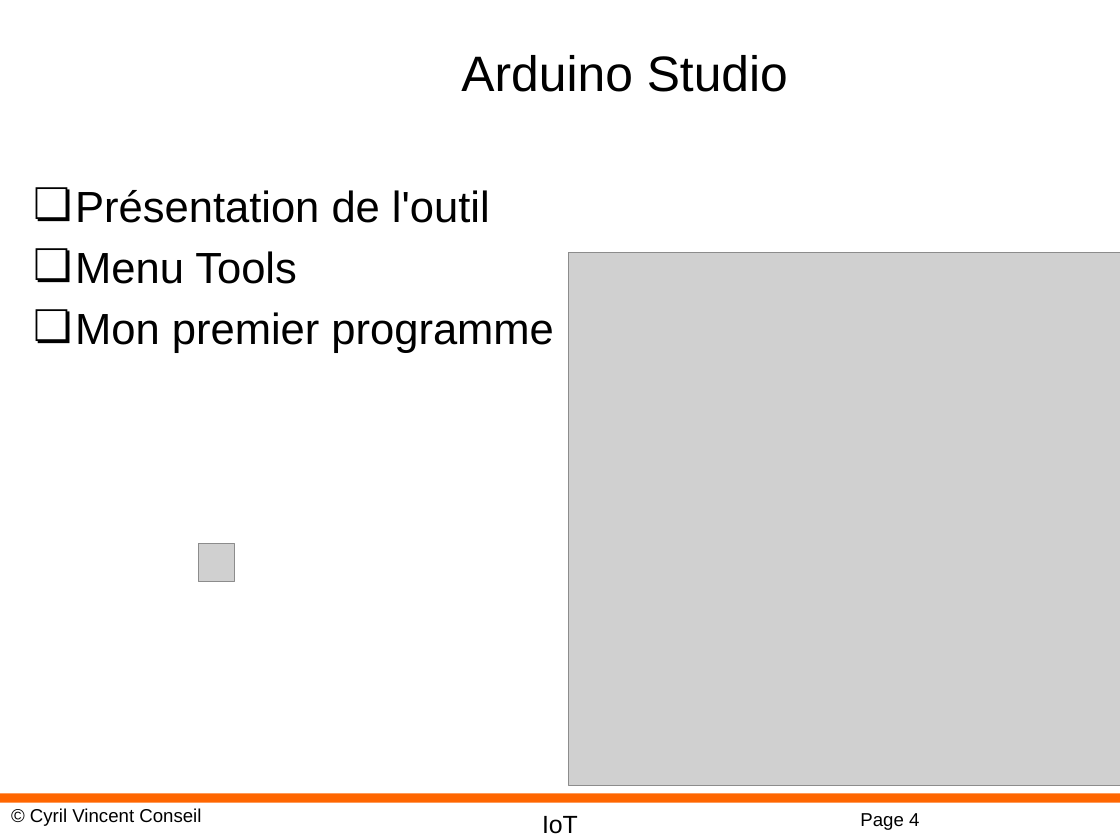
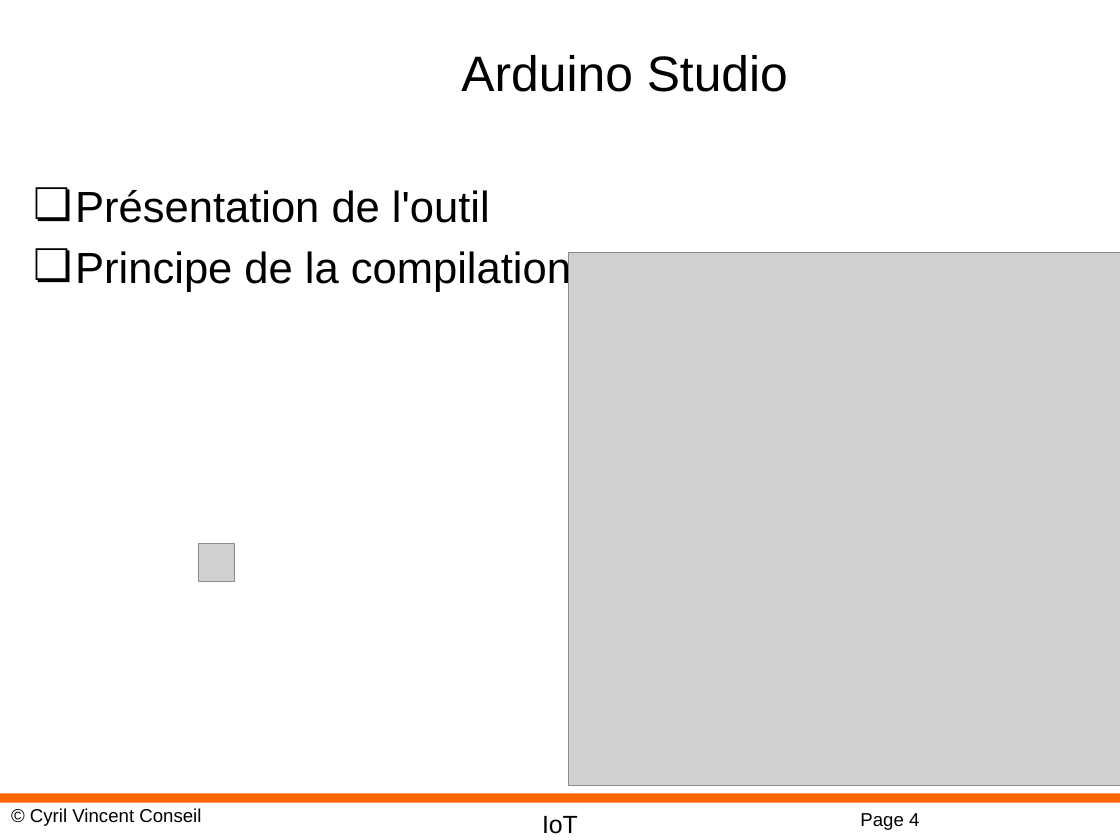
Before and after one commit to cyrilvincent/IoT, a slide deck: slide 4 of ppt/IoT04-ArduinoDev.pptx. Drawn at 1120x840 pixels with LibreOffice and Linux fonts; fonts in the diff are those of the drawing; grey boxes stand for pictures; background and template pictures are left out. Boxes give left, top, right and bottom in pixels: in the first picture for what was removed or moved away, otherwise in the second. Text is boxed around its words. In the diff, an @@ line names an element or a change of style, - is before the commit and + after.

```diff
--- a/ppt/IoT04-ArduinoDev.pptx
+++ b/ppt/IoT04-ArduinoDev.pptx
@@ text at box(75, 251, 571, 292): text changed @@
-❏ Menu Tools
-❏ Mon premier programme
+❏ Principe de la compilation
```
Also in this commit, not shown: 1 other slide changed, 2 slides added, 2 other files.
